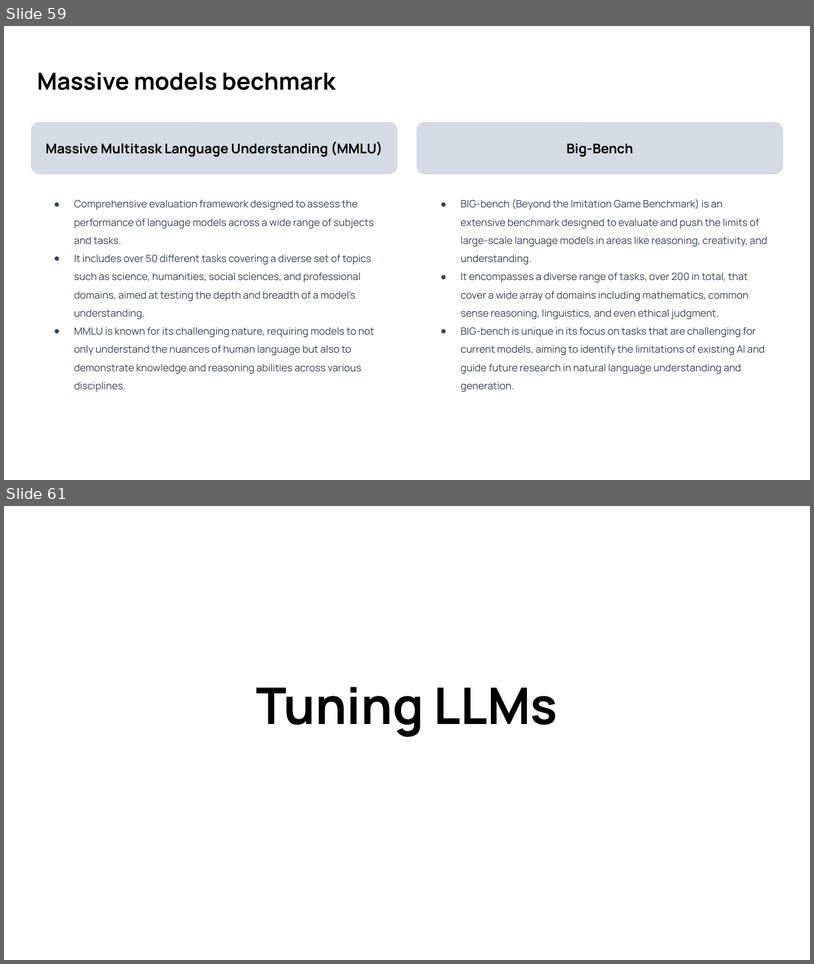
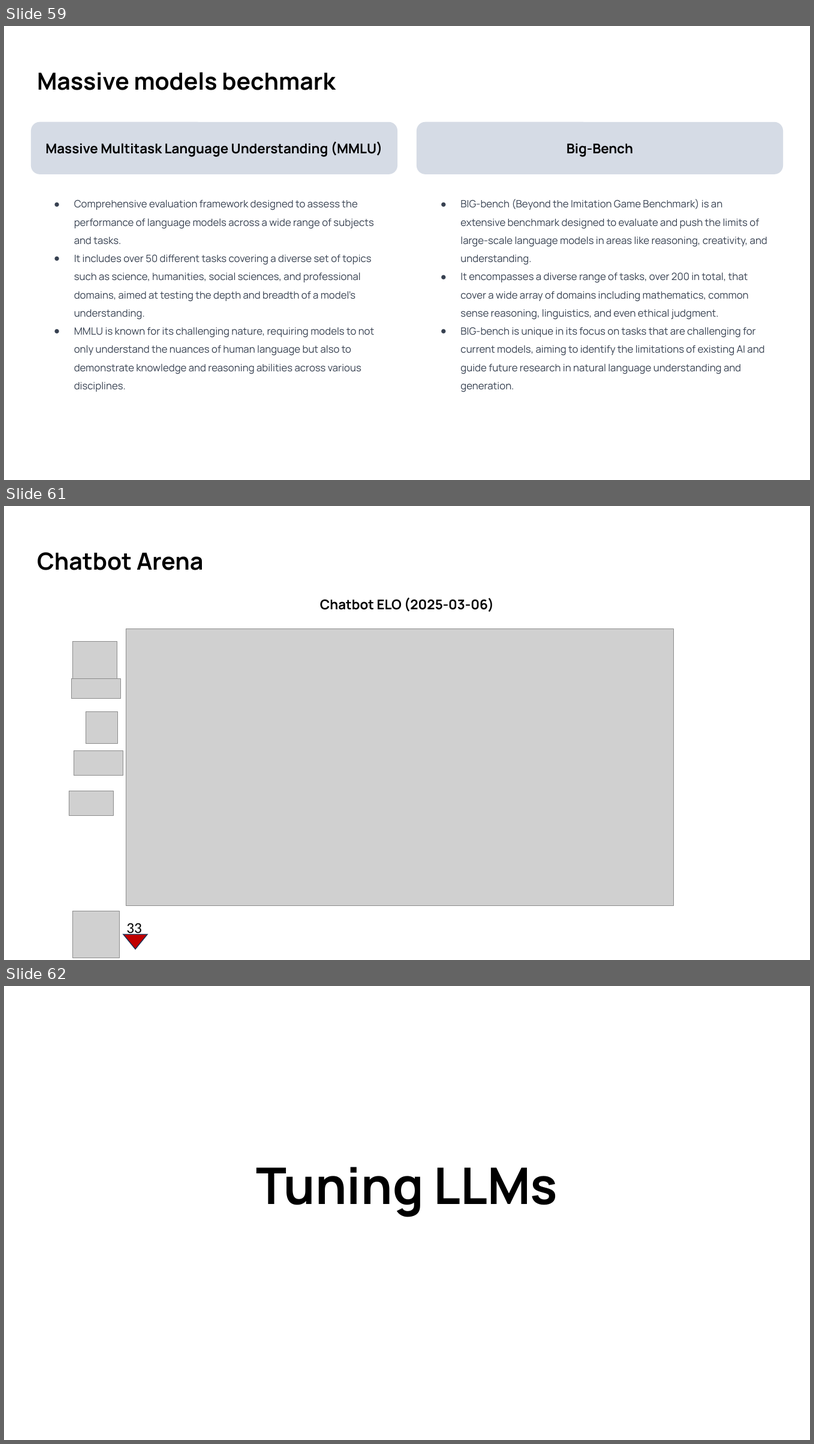
Before and after one commit to lknetleszek/WSI-GenAI, a slide deck: GENAI_W1.pptx. Shown one above the other, each under a label of ours: slides 59 and 61 before the commit, slides 59, 61 and 62 after it; the slides between them are not shown. The pictures are 814x964 and 814x1444 pixels, drawn with LibreOffice and Linux fonts; fonts in the diff are those of the drawing; grey boxes stand for pictures. Boxes give left, top, right and bottom in pixels: in the first picture for what was removed or moved away, otherwise in the second. Text is boxed around its words. In the diff, an @@ line names an element or a change of style, - is before the commit and + after.

```diff
--- a/GENAI_W1.pptx
+++ b/GENAI_W1.pptx
@@ slide 61 added at <box>4,506,810,960</box>, background #FFFFFF @@
@@ text added at <box>37,552,204,570</box>, 28 pt, text #000000, bold @@
+Chatbot Arena
@@ text added at <box>320,597,494,612</box>, 16 pt, text #000000, bold @@
+Chatbot ELO (2025-03-06)
@@ picture added at <box>126,629,674,906</box> @@
@@ picture added at <box>72,642,117,686</box> @@
@@ picture added at <box>71,679,121,699</box> @@
@@ picture added at <box>86,712,118,744</box> @@
@@ picture added at <box>74,751,124,776</box> @@
@@ picture added at <box>69,790,113,815</box> @@
@@ picture added at <box>72,911,119,957</box> @@
@@ triangle added at <box>123,934,147,949</box>, fill #C00000, outline #1E3256 1 pt @@
@@ text added at <box>126,922,142,936</box>, 18 pt, text #000000 @@
+33
@@ what was slide 61 is now slide 62 @@
```
Also in this commit, not shown: 2 slides changed, 1 other file.
